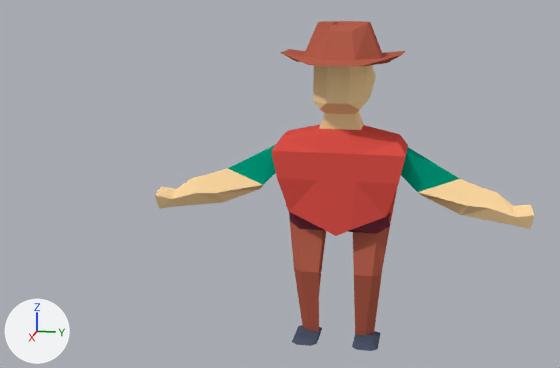
Renders of the Blender file 3D Models/EnemyDude.blend from each side of a commit.
The view is the same before and after, from a 50 mm camera at (15.82, 3.28, 7.4) aimed at (-0.33, 0.04, 3.36). The axes (+X, +Y, +Z) are drawn at lower left. The lights are the same throughout.

The scene before the commit, as lines of its bpy script (objects in view):
```python
me_cube = bpy.data.meshes.new('Cube')
me_cube.from_pydata(...)  # 124 vertices, 115 faces; spans x -1.04..0.32, y -0.01..3.96, z -1.17..5.28
me_cube.materials.append(mat_material)  # picture img_colorpalette_png
me_cube_002 = bpy.data.meshes.new('Cube.002')
me_cube_002.from_pydata(...)  # 40 vertices, 34 faces; spans x -2.13..0.34, y -1.29..1.19, z -0.32..0.46
me_cube_002.materials.append(mat_material)  # picture img_colorpalette_png
ob_cube = bpy.data.objects.new('Cube', me_cube)
ob_cube.location = (0.0, 1.36, 1.05)
_m = ob_cube.modifiers.new('Mirror', 'MIRROR')
_m.use_axis = (False, True, False)
_m.merge_threshold = 0.0617
ob_cube_002 = bpy.data.objects.new('Cube.002', me_cube_002)
ob_cube_002.location = (0.57, 1.43, 6.36)
```
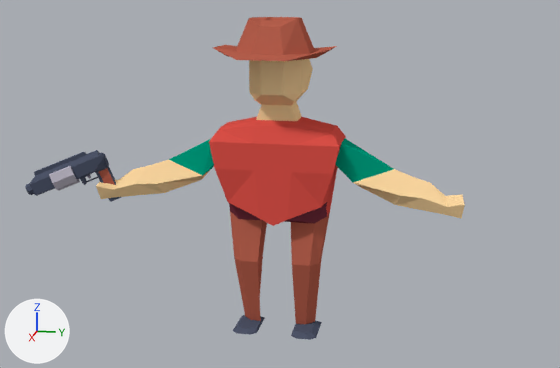
Pixel boxes [x1, y1, x2, y2] of what changed, in the pictures (560 x 368 px):
'Cube', reshaped, moved, modifiers changed
    before: [155, 65, 534, 351]
    after: [96, 59, 465, 340]
'Cube.002', moved
    before: [280, 21, 405, 66]
    after: [213, 17, 337, 61]
'Cube.003', added (blue)
    after: [25, 150, 121, 202]
part 1 of me_cube, built on
    before: [320, 66, 359, 236]
    after: [96, 60, 294, 335]

Patch to the scene script:
```diff
--- a/3D Models/EnemyDude.blend.py
+++ b/3D Models/EnemyDude.blend.py
@@ me_cube @@
 # used by ob_cube; location = (0.0, 1.36, 1.05)
-me_cube.from_pydata(...)  # 124 vertices, 115 faces; spans x -1.04..0.32, y -0.01..3.96, z -1.17..5.28
+me_cube.from_pydata(...)  # 228 vertices, 223 faces; spans x -1.04..0.32, y -3.96..3.96, z -1.17..5.28
+# me_cube part 1
+# 20 vertices are removed from x -1.04..0.28, y -0.01..0.01, z 1.37..5.26
+# 29 faces are deleted
+# 104 vertices are added at x -1.04..0.32, y -3.96..0.0, z -1.17..5.28
+# 5 new vertices lie (0.0, -0.16, 0.0) away from vertices in x -1.0..-0.16, y 0.16, z 1.37..3.92
+# 5 new vertices lie (0.0, -0.16, 0.0) away from vertices in x -1.0..-0.16, y 0.0, z 1.37..3.92
+# 5 new vertices lie (0.0, -0.16, 0.0) away from vertices in x -1.0..-0.16, y -0.16, z 1.37..3.92
+# 5 new vertices lie (0.36, 0.0, 0.0) away from vertices in x -0.34..-0.16, y -1.39..0.0, z -1.17..3.15
+# 137 new faces join them
 me_cube.materials.append(mat_material)
@@ me_cube_003 @@
+me_cube_003.from_pydata(...)  # 208 vertices, 189 faces; spans x -0.36..0.51, y -1.71..0.28, z -0.42..0.74
+me_cube_003.materials.append(mat_material)  # picture img_colorpalette_png
@@ ob_cube_002 @@
 ob_cube_002 = bpy.data.objects.new('Cube.002', me_cube_002)
-ob_cube_002.location = (0.57, 1.43, 6.36)
+ob_cube_002.location = (0.58, 0.0, 6.44)
@@ ob_cube @@
 ob_cube = bpy.data.objects.new('Cube', me_cube)
-ob_cube.location = (0.0, 1.36, 1.05)
-_m = ob_cube.modifiers.new('Mirror', 'MIRROR')
-_m.use_axis = (False, True, False)
-_m.merge_threshold = 0.0617
+ob_cube.location = (0.0, 0.0, 1.19)
@@ ob_cube_003 @@
+ob_cube_003 = bpy.data.objects.new('Cube.003', me_cube_003)
+ob_cube_003.location = (0.25, -3.77, 3.3)
```
